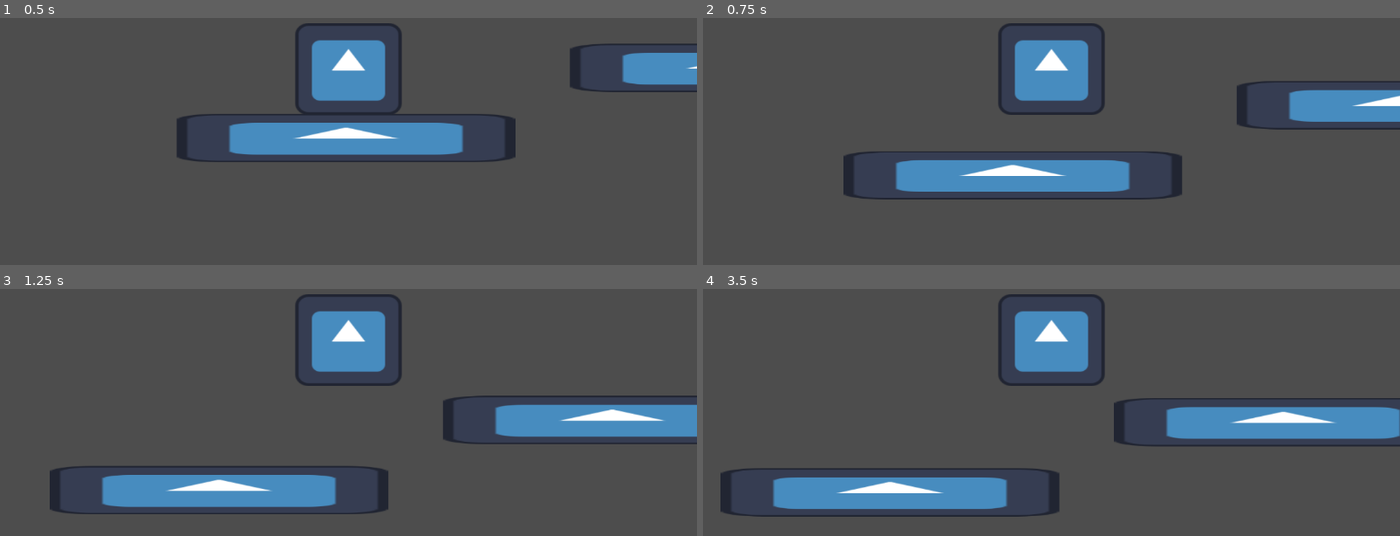
Above: before the commit, frames 1-4 (two rows, left to right).
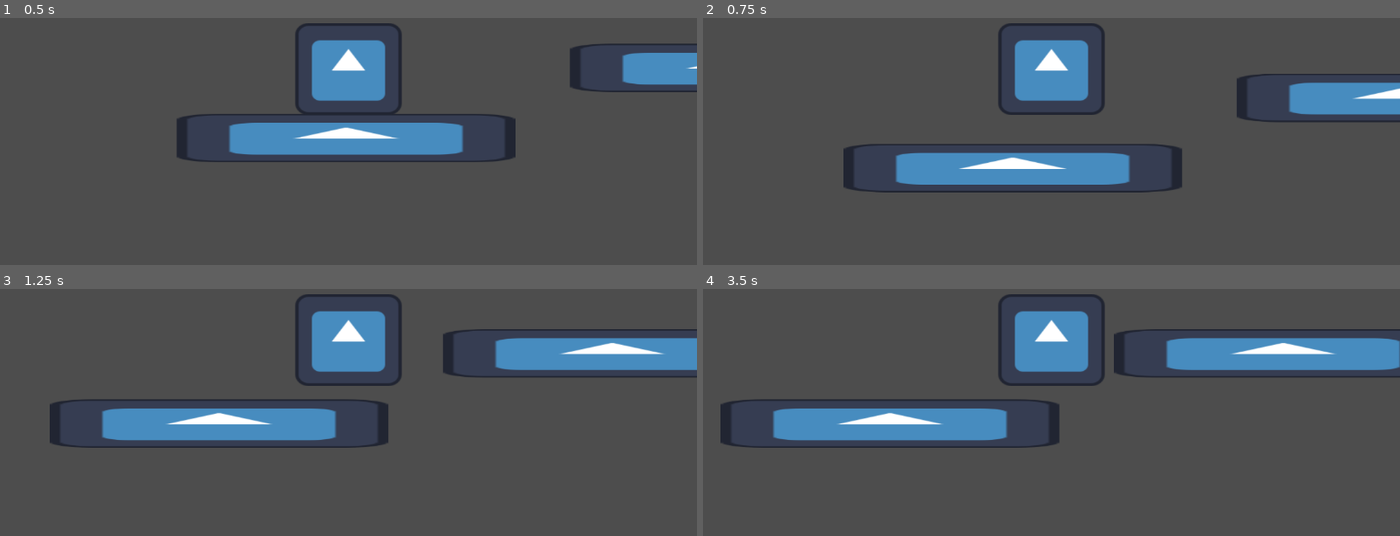
Above: after the commit, the same moments.

Repository: Zofia-Szybalska/ThFaith
Game: Godot game, scene res://scenes/test_scene.tscn
The game is run twice, just before and just after one commit, with the same random seed, the same clock (stepped at 60 frames per second) and the same inputs. The engine's default icon, where the game draws it, is replaced by a stand-in: a white triangle on a blue panel in a dark square.
Inputs:
- Up to frame 1 (0.5 s): no input
- Up to frame 2 (0.75 s): hold D (right) from 0.53 s (still down); tap Space (jump) at 0.6 s
- Up to frame 3 (1.25 s): keep holding D (right); tap Space (jump) at 0.77, 1.07 s
- Up to frame 4 (3.5 s): tap Space (jump) at 1.35, 1.52, 1.82, 2.1, 2.85, 3.02, 3.32 s; release D (right) at 2.03 s; hold A (left) 2.03-2.78 s; hold D (right) from 2.78 s (still down)

Frame 1 is identical in both runs. In frame 2, 5.8% of the frame differs, in the area x 20-100%, y 22-74%; in frame 3, 21%; in frame 4, 22%, in the area x 2-100%, y 16-93%.

Commit message:
Add hold to jump higher

Diff:
--- a/scripts/player.gd
+++ b/scripts/player.gd
@@ -27,5 +27,7 @@
 	if is_on_floor():
 		if Input.is_action_just_pressed("jump"):
 			velocity.y -= JUMP_FORCE
+	if Input.is_action_just_released("jump"):
+		velocity.y *= 0.6
 
 	move_and_slide()
